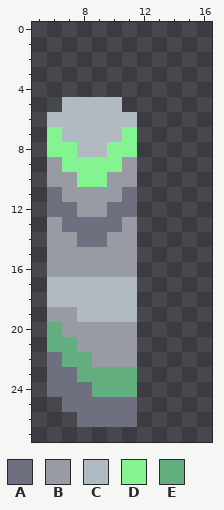
A pixel-art sprite gets an edit: sprites/units/barrier-leg.png. Above: the version before the commit.
The file is 38x28 pixels. Shown: x 5..16, y 0..27. The old version is drawn lined up with the new one.
Palette (. is transparent): A #6e7080  B #989aa4  C #b0bac0  D #84f491  E #62ae7f
Pixels before, first column x 6:
 5 .CCCC.
 6 CCCCCC
 7 DCCCCD
 8 DDCCDD
 9 BDDDDB
10 BBDDBB
11 ABBBBA
12 AABBAA
13 BAAAAB
14 BBAABB
15 BBBBBB
16 BBBBBB
17 CCCCCC
18 CCCCCC
19 BBCCCC
20 EBBBBB
21 EEBBBB
22 AEEBBB
23 AAEEEE
24 AAAEEE
25 .AAAAA
26 ..AAAA
New version:
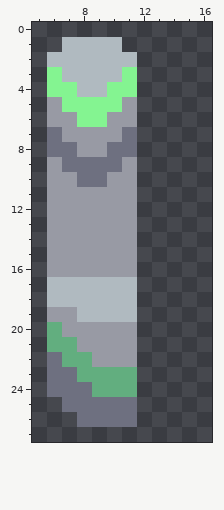
What changed:
whole drawing moved by +0,+2 (the old picture is shown already moved)
y 1: x 7..10 .... -> CCCC
y 2: x 6..11 ...... -> CCCCCC
y 3: x 6..11 ...... -> DCCCCD
y 4: x 6..11 ...... -> DDCCDD
y 5: x 6..11 .CCCC. -> BDDDDB
y 6: x 6..11 CCCCCC -> BBDDBB
y 7: x 6..11 DCCCCD -> ABBBBA
y 8: x 6..11 DDCCDD -> AABBAA
y 9: x 7..10 DDDD -> AAAA
y 10: x 8..9 DD -> AA
y 11: x 6 A -> B; x 11 A -> B
y 12: x 6..7 AA -> BB; x 10..11 AA -> BB
y 13: x 7..10 AAAA -> BBBB
y 14: x 8..9 AA -> BB
Where, in picture pixels (left, top, right, bottom), the same in both pictures:
changed: (47, 37, 137, 247)
